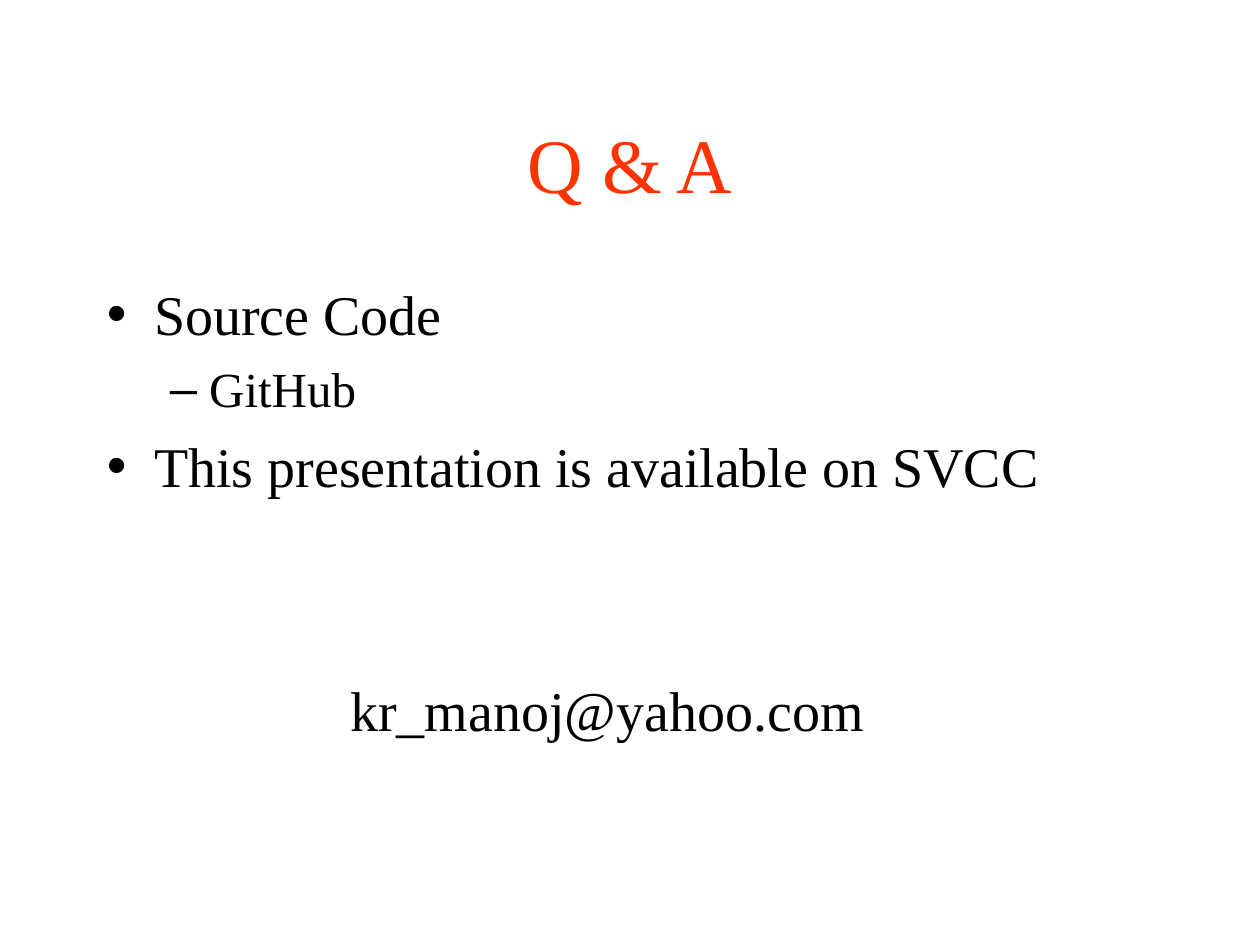
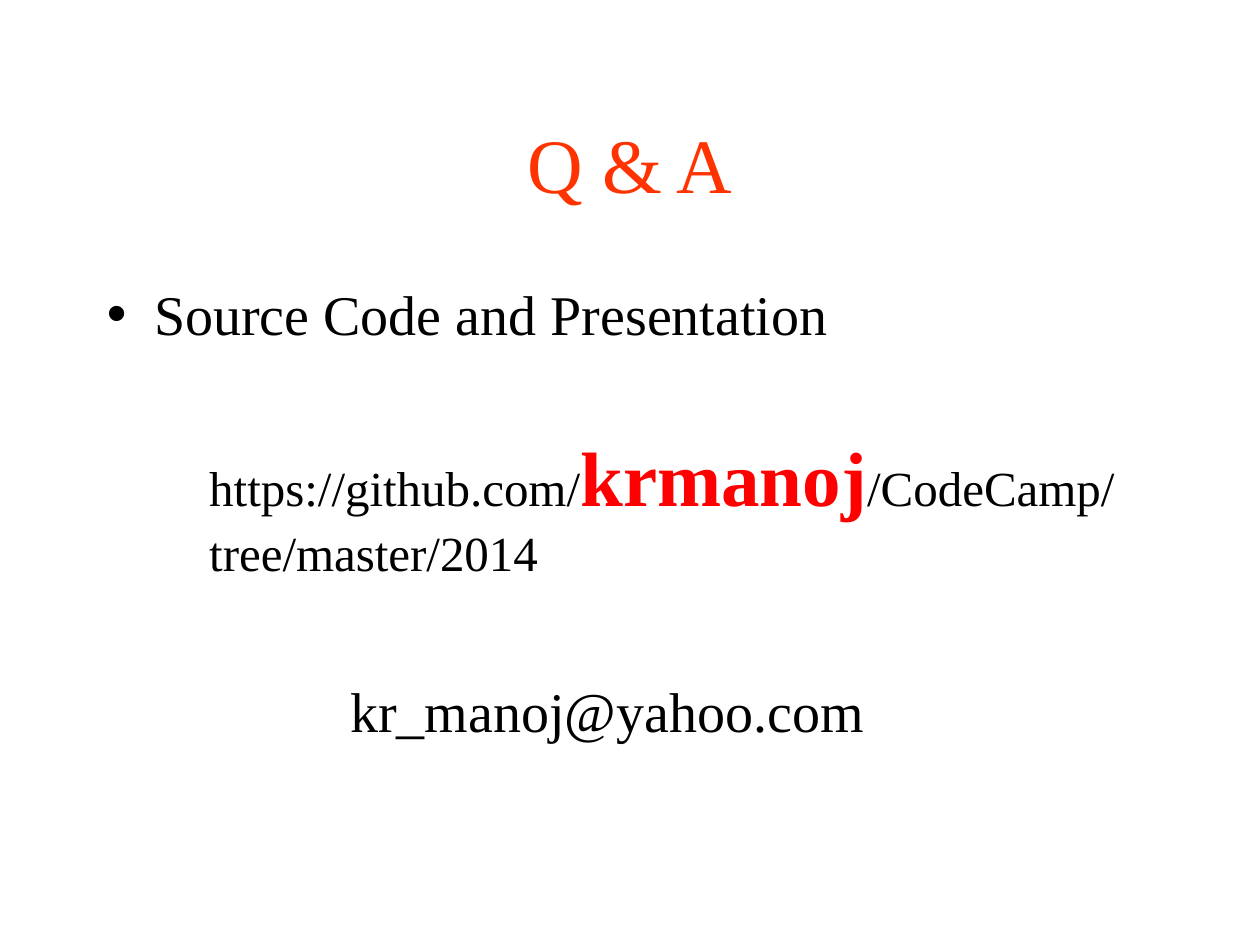
Before and after one commit to krmanoj/CodeCamp, a slide deck: slide 38 of 2014/ppt/JavaScrip_RubikCube.odp (slide 47 before the commit). Drawn at 1260x945 pixels with LibreOffice and Linux fonts; fonts in the diff are those of the drawing. Boxes give left, top, right and bottom in pixels: in the first picture for what was removed or moved away, otherwise in the second. Text is boxed around its words. In the diff, an @@ line names an element or a change of style, - is before the commit and + after.

```diff
--- a/2014/ppt/JavaScrip_RubikCube.odp
+++ b/2014/ppt/JavaScrip_RubikCube.odp
@@ text at [154,296,1114,572]: text changed; size 32 to 28 pt @@
-• Source Code
-  – GitHub
-• This presentation is available on SVCC
+• Source Code and Presentation
+  https://github.com/krmanoj/CodeCamp/tree/master/2014
```
Also in this commit, not shown: 1 slide added, 1 other file.
